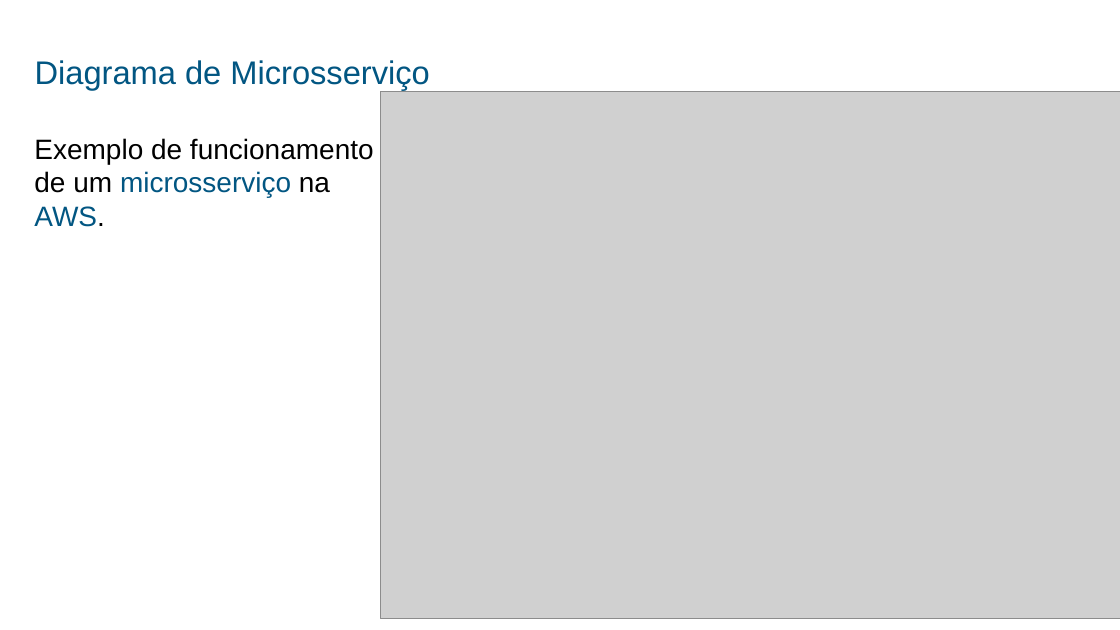
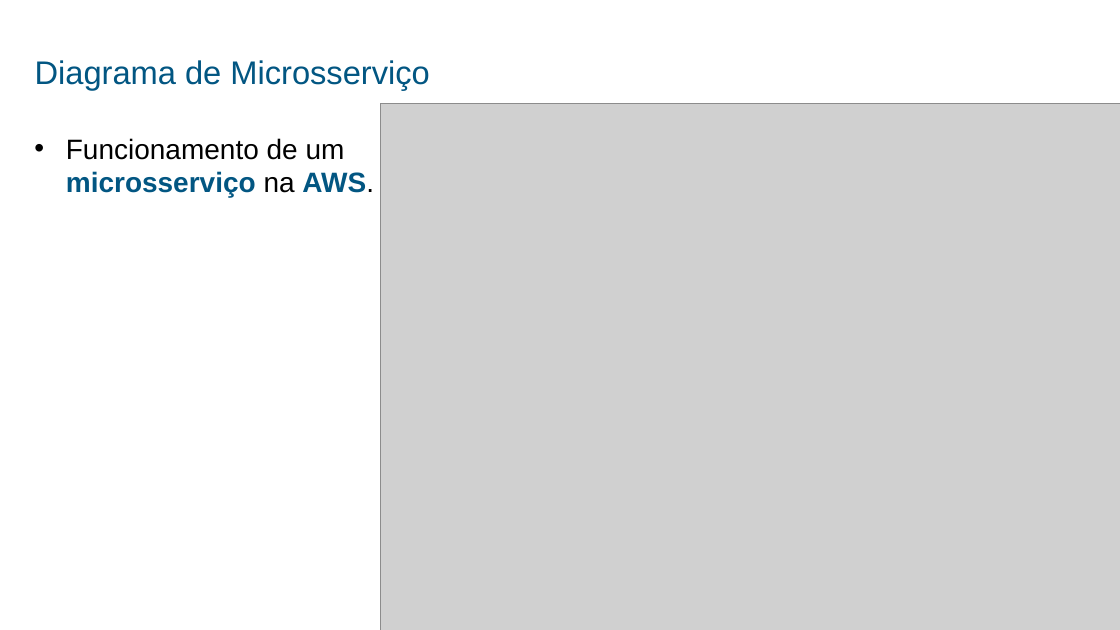
Before and after one commit to alexandrepeluchi/trabalho-diplomacao, a slide deck: slide 8 of Documentos/Apresentação Power Point/Apresentação do TD - Alexandre Peluchi.pptx. Drawn at 1120x630 pixels with LibreOffice and Linux fonts; fonts in the diff are those of the drawing; grey boxes stand for pictures. Boxes give left, top, right and bottom in pixels: in the first picture for what was removed or moved away, otherwise in the second. Text is boxed around its words. In the diff, an @@ line names an element or a change of style, - is before the commit and + after.

```diff
--- a/Documentos/Apresentação Power Point/Apresentação do TD - Alexandre Peluchi.pptx
+++ b/Documentos/Apresentação Power Point/Apresentação do TD - Alexandre Peluchi.pptx
@@ picture moved from (x1=381, y1=92, x2=1120, y2=618) to (x1=381, y1=103, x2=1120, y2=630) @@
@@ text at (x1=66, y1=138, x2=374, y2=197): text changed @@
-Exemplo de funcionamento
-de um microsserviço na
-AWS.
+• Funcionamento de um microsserviço na AWS.
```
Also in this commit, not shown: 10 other slides changed, 6 slides added, 2 slides removed, 1 other file.
